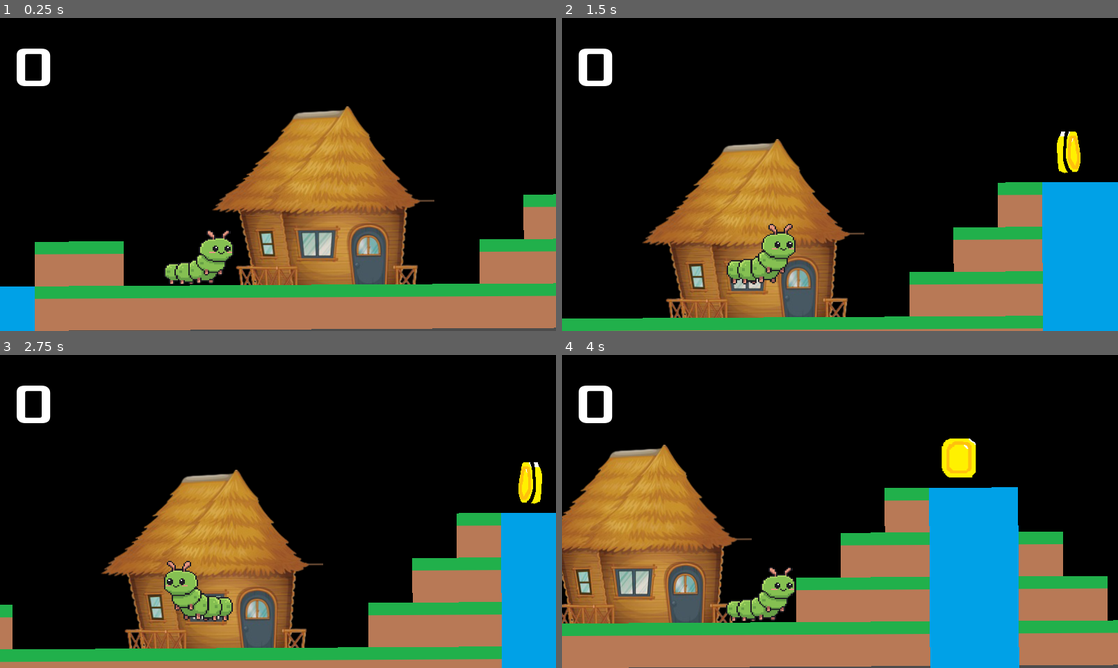
Above: before the commit, frames 1-4 (two rows, left to right).
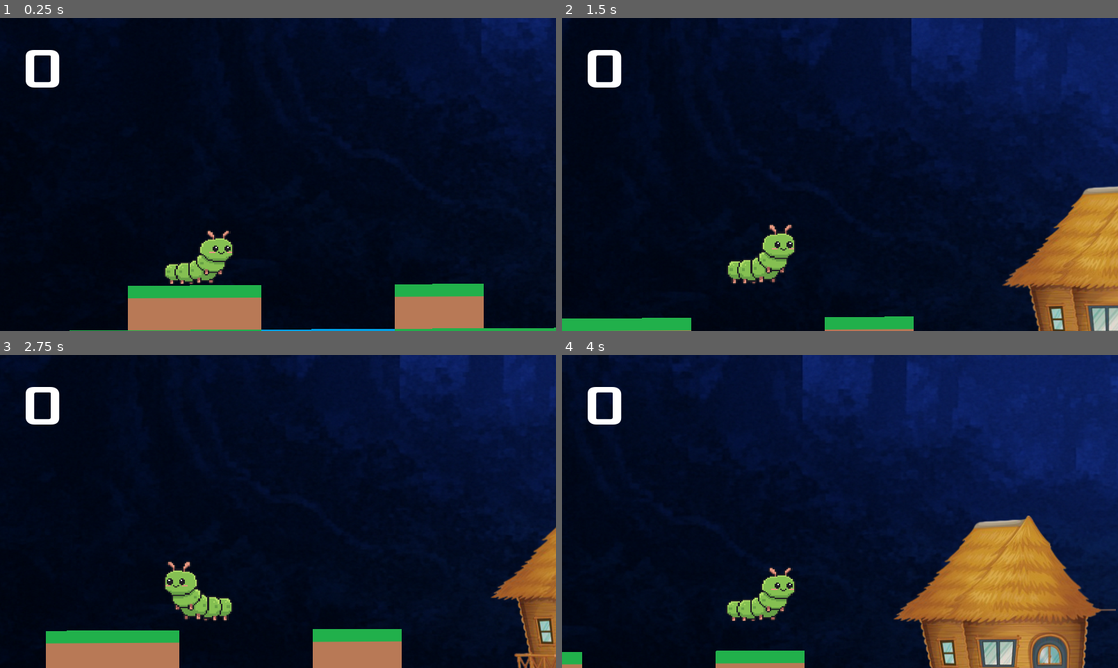
Above: after the commit, the same moments.

Repository: tatarskisamurai/mario_runner
Game: Godot game, scene res://Main.tscn
Two runs of this game, one before a commit and one after it. Both use one fixed random seed, a clock stepped at 60 frames per second and the inputs below. The engine's default icon, where the game draws it, is replaced by a stand-in: a white triangle on a blue panel in a dark square.
Inputs:
- Up to frame 1 (0.25 s): no input
- Up to frame 2 (1.5 s): hold Right (ui_right) from 0.53 s (still down); tap Up (ui_up) at 0.6, 0.77, 1.07, 1.35 s
- Up to frame 3 (2.75 s): tap Up (ui_up) at 1.52, 1.82, 2.1 s; release Right (ui_right) at 2.03 s; hold Left (ui_left) from 2.03 s (still down)
- Up to frame 4 (4 s): release Left (ui_left) at 2.78 s; hold Right (ui_right) from 2.78 s (still down); tap Up (ui_up) at 2.85, 3.02, 3.32, 3.6, 3.77 s

The runs differ from the first frame. In frame 1, 73% of the frame differs, in the area x 0-100%, y 0-100%; in frame 2, 87%; in frame 3, 84%; in frame 4, 98%.

Commit message:
add music

Diff:
--- /dev/null
+++ b/Camera2D.gd
@@ -0,0 +1,42 @@
+extends Camera2D
+
+# Настройки
+export var move_speed = 80  # Скорость движения камеры (не слишком быстро)
+export var right_limit = 2000  # Правая граница уровня (установи по размеру карты)
+
+var target_velocity = 0  # Целевая скорость движения камеры
+var current_speed = 0    # Текущая скорость (для плавного старта/остановки)
+var smooth_time = 0.1    # Время разгона/торможения
+
+# Флаг: разрешено ли камере двигаться?
+var can_move_right = false
+
+func _ready():
+	# Убедимся, что камера текущая
+	make_current()
+
+# Принимаем сигнал от игрока
+func _on_Player_startuem():
+	can_move_right = true
+	print("Камера: разрешено движение вправо")
+
+# В физическом процессе — плавно двигаем камеру
+func _physics_process(delta):
+	# Если разрешено двигаться — пытаемся ускориться вправо
+	var target_speed = 0
+	if can_move_right:
+		target_speed = move_speed
+
+	# Плавная интерполяция скорости (разгон и торможение)
+	current_speed = move_toward(current_speed, target_speed, move_speed * delta)
+
+	# Двигаем камеру
+	if current_speed > 0:
+		position.x += current_speed * delta
+
+	# Ограничиваем по правой границе
+	if right_limit > 0:
+		position.x = min(position.x, right_limit)
+
+	# ⚠️ Важно: мы не двигаем камеру назад!
+	# Она "догоняет" игрока только вперёд, но не возвращается
--- a/Main.tscn
+++ b/Main.tscn
@@ -17,12 +17,19 @@
 [ext_resource path="res://arts/money/pixil-frame-4.png" type="Texture" id=15]
 [ext_resource path="res://arts/money/pixil-frame-2.png" type="Texture" id=16]
 [ext_resource path="res://arts/money/pixil-frame-6.png" type="Texture" id=17]
+[ext_resource path="res://arts/ChatGPT Image 21 авг. 2025 г., 21_11_49.png" type="Texture" id=18]
+[ext_resource path="res://icon.png" type="Texture" id=19]
+[ext_resource path="res://ambient_song.wav" type="AudioStream" id=20]
+[ext_resource path="res://eee08d43452027c.mp3" type="AudioStream" id=21]
 
 [sub_resource type="ConvexPolygonShape2D" id=1]
 points = PoolVector2Array( 64, 64, 0, 64, 0, 0, 64, 0 )
 
-[sub_resource type="ConvexPolygonShape2D" id=2]
+[sub_resource type="ConvexPolygonShape2D" id=11]
 points = PoolVector2Array( 0, 0, 64, 0, 64, 64, 0, 64 )
+
+[sub_resource type="ConvexPolygonShape2D" id=12]
+points = PoolVector2Array( 64, 64, 0, 64, 0, 0, 64, 0 )
 
 [sub_resource type="TileSet" id=3]
 0/name = "earth.png 0"
@@ -81,6 +88,27 @@
 2/shape_one_way_margin = 0.0
 2/shapes = [  ]
 2/z_index = 0
+3/name = "icon.png 3"
+3/texture = ExtResource( 19 )
+3/tex_offset = Vector2( 0, 0 )
+3/modulate = Color( 1, 1, 1, 1 )
+3/region = Rect2( 0, 0, 64, 64 )
+3/tile_mode = 0
+3/occluder_offset = Vector2( 0, 0 )
+3/navigation_offset = Vector2( 0, 0 )
+3/shape_offset = Vector2( 0, 0 )
+3/shape_transform = Transform2D( 1, 0, 0, 1, 0, 0 )
+3/shape = SubResource( 12 )
+3/shape_one_way = false
+3/shape_one_way_margin = 1.0
+3/shapes = [ {
+"autotile_coord": Vector2( 0, 0 ),
+"one_way": false,
+"one_way_margin": 1.0,
+"shape": SubResource( 12 ),
+"shape_transform": Transform2D( 1, 0, 0, 1, 0, 0 )
+} ]
+3/z_index = 0
 
 [sub_resource type="CircleShape2D" id=8]
 radius = 33.2415
@@ -105,29 +133,72 @@
 radius = 43.8483
 height = 32.2624
 
+[sub_resource type="RectangleShape2D" id=13]
+extents = Vector2( 143, 667.5 )
+
 [sub_resource type="DynamicFont" id=10]
 size = 80
 font_data = ExtResource( 8 )
 
 [node name="Main" type="Node"]
 
-[node name="ColorRect" type="ColorRect" parent="."]
-margin_top = -25.0
-margin_right = 1773.0
-margin_bottom = 550.0
-color = Color( 0, 0, 0, 1 )
+[node name="TextureRect" type="TextureRect" parent="."]
+margin_left = 3.0
+margin_top = 6.0
+margin_right = 2551.0
+margin_bottom = 1309.0
+texture = ExtResource( 18 )
+expand = true
 
 [node name="TileMap" type="TileMap" parent="."]
-position = Vector2( -7, 1 )
+position = Vector2( -4, 735 )
 rotation = -0.00574027
 tile_set = SubResource( 3 )
 show_collision = true
+cell_clip_uv = true
 format = 1
-tile_data = PoolIntArray( 262157, 2, 0, 327701, 0, 0, 327702 …(599 unchanged characters)… 312, 0, 0, 524313, 0, 0, 524314, 0, 0, 589846, 1, 0, 589847, 1, 0 )
+tile_data = PoolIntArray( 262157, 2, 0, 327701, 0, 0, 327702 …(599 unchanged characters)… 312, 0, 0, 524313, 0, 0, 524314, 0, 0, 524315, 0, 0, 524317, 0, 0, 524318, 0, 0, 524320, 0, 0, 524321, 0, 0, 524324, 0, 0, 524325, 0, 0, 524326, 0, 0, 524327, 0, 0, 589846, 1, 0, 589847, 1, 0, 589851, 1, 0, 589852, 1, 0, 589853, 1, 0, 589854, 1, 0, 589855, 1, 0, 589856, 1, 0, 589857, 1, 0, 589858, 1, 0, 589859, 1, 0, 589860, 1, 0, 589861, 1, 0, 589862, 1, 0, 589863, 1, 0 )
+
+[node name="Coin2" type="Node2D" parent="."]
+position = Vector2( 3, 763 )
+script = ExtResource( 7 )
+__meta__ = {
+"_edit_group_": true
+}
+
+[node name="CoinArea" type="Area2D" parent="Coin2"]
+position = Vector2( 1443, 242 )
+
+[node name="CollisionShape2D" type="CollisionShape2D" parent="Coin2/CoinArea"]
+shape = SubResource( 8 )
+
+[node name="AnimatedSprite" type="AnimatedSprite" parent="Coin2/CoinArea"]
+frames = SubResource( 9 )
+playing = true
+
+[node name="Coin3" type="Node2D" parent="."]
+position = Vector2( 476, 951 )
+script = ExtResource( 7 )
+__meta__ = {
+"_edit_group_": true
+}
+
+[node name="CoinArea" type="Area2D" parent="Coin3"]
+position = Vector2( 1443, 242 )
+
+[node name="CollisionShape2D" type="CollisionShape2D" parent="Coin3/CoinArea"]
+shape = SubResource( 8 )
+
+[node name="AnimatedSprite" type="AnimatedSprite" parent="Coin3/CoinArea"]
+frames = SubResource( 9 )
+playing = true
 
 [node name="Coin" type="Node2D" parent="."]
-position = Vector2( 0, 28 )
+position = Vector2( -207, 883 )
 script = ExtResource( 7 )
+__meta__ = {
+"_edit_group_": true
+}
 
 [node name="CoinArea" type="Area2D" parent="Coin"]
 position = Vector2( 1443, 242 )
@@ -140,15 +211,11 @@
 playing = true
 
 [node name="Player" type="KinematicBody2D" parent="."]
-position = Vector2( 808, 423 )
+position = Vector2( 292, 1157 )
 script = ExtResource( 4 )
 __meta__ = {
 "_edit_group_": true
 }
-
-[node name="Camera2D" type="Camera2D" parent="Player"]
-position = Vector2( 114, -71 )
-current = true
 
 [node name="AnimatedSprite" type="AnimatedSprite" parent="Player"]
 position = Vector2( 0, 43.5 )
@@ -162,12 +229,46 @@
 rotation = 1.53065
 shape = SubResource( 7 )
 
-[node name="Label" type="Label" parent="Player"]
+[node name="Camera2D" type="Camera2D" parent="Player"]
+physics_interpolation_mode = 2
+position = Vector2( 114, -71 )
+current = true
+limit_left = 5
+limit_right = 2550
+limit_smoothed = true
+editor_draw_limits = true
+
+[node name="jump" type="AudioStreamPlayer" parent="Player"]
+stream = ExtResource( 21 )
+
+[node name="AudioStreamPlayer" type="AudioStreamPlayer" parent="."]
+stream = ExtResource( 20 )
+autoplay = true
+
+[node name="StaticBody2D" type="StaticBody2D" parent="."]
+
+[node name="CollisionShape2D" type="CollisionShape2D" parent="StaticBody2D"]
+position = Vector2( 2695, 683 )
+shape = SubResource( 13 )
+
+[node name="CollisionShape2D2" type="CollisionShape2D" parent="StaticBody2D"]
+position = Vector2( -142, 645 )
+shape = SubResource( 13 )
+
+[node name="CanvasLayer" type="CanvasLayer" parent="."]
+
+[node name="Control" type="Control" parent="CanvasLayer"]
+margin_left = 242.0
+margin_top = 2041.0
+margin_right = 917.0
+margin_bottom = 2437.0
+
+[node name="Label" type="Label" parent="CanvasLayer/Control"]
 anchor_right = 0.275
-margin_left = -267.0
-margin_top = -274.0
-margin_right = -41.0
-margin_bottom = -159.0
+margin_left = -210.0
+margin_top = -2017.0
+margin_right = 349.0
+margin_bottom = -1621.0
 custom_colors/font_color = Color( 1, 1, 1, 1 )
 custom_colors/font_outline_modulate = Color( 1, 1, 1, 1 )
 custom_colors/font_color_shadow = Color( 1, 1, 1, 1 )
@@ -176,8 +277,12 @@
 autowrap = true
 clip_text = true
 uppercase = true
-percent_visible = -1.0
 script = ExtResource( 9 )
 
-[connection signal="collected" from="Coin" to="Player/Label" method="_on_Coin_collected"]
+[connection signal="collected" from="Coin2" to="CanvasLayer/Control/Label" method="_on_Coin_collected"]
+[connection signal="body_entered" from="Coin2/CoinArea" to="Coin2" method="_on_CoinArea_body_entered"]
+[connection signal="collected" from="Coin3" to="CanvasLayer/Control/Label" method="_on_Coin_collected"]
+[connection signal="body_entered" from="Coin3/CoinArea" to="Coin3" method="_on_CoinArea_body_entered"]
+[connection signal="collected" from="Coin" to="CanvasLayer/Control/Label" method="_on_Coin_collected"]
 [connection signal="body_entered" from="Coin/CoinArea" to="Coin" method="_on_CoinArea_body_entered"]
+[connection signal="startuem" from="Player" to="Player/Camera2D" method="_on_Player_startuem"]
--- /dev/null
+++ b/Node.gd
@@ -0,0 +1,20 @@
+extends Node
+
+
+# Declare member variables here. Examples:
+# var a = 2
+# var b = "text"
+var c = 0
+var velocity = Vector2.ZERO
+
+
+
+# Called every frame. 'delta' is the elapsed time since the previous frame.
+#func _process(delta):
+#	pass
+func _physics_process(delta):
+	velocity.x = c
+
+func _on_Player_startuem():
+	print(1)
+	c += 1 # Replace with function body.
--- a/Player.gd
+++ b/Player.gd
@@ -1,4 +1,6 @@
 extends KinematicBody2D
+
+signal startuem
 
 # Настройки
 export var speed = 200
@@ -11,7 +13,8 @@
 # Ссылка на спрайт
 onready var sprite = $AnimatedSprite  # Убедись, что имя узла — "Sprite"
 
-
+func _process(delta):
+	$jump.stop()
 
 func _physics_process(delta):
 	# Применяем гравитацию
@@ -23,6 +26,7 @@
 	# Горизонтальное движение
 	if Input.is_action_pressed("ui_right"):
 		velocity.x = speed
+		emit_signal("startuem")
 	elif Input.is_action_pressed("ui_left"):
 		velocity.x = -speed
 	else:
@@ -31,6 +35,7 @@
 	# Прыжок
 	if Input.is_action_just_pressed("ui_up") and is_on_floor():
 		velocity.y = jump_force
+		$jump.play()
 
 	# 🔄 ПОВОРОТ СПРАЙТА
 	if velocity.x > 0:
--- a/project.godot
+++ b/project.godot
@@ -23,6 +23,11 @@
 window/size/width=800
 window/size/height=450
 
+[global]
+
+"пик"=false
+"пиксели"=false
+
 [gui]
 
 common/drop_mouse_on_gui_input_disabled=true
Not shown: 2 places in Main.tscn that only renumber resources
Not shown, added: ambient_song.wav.import
Not shown, added: arts/ChatGPT Image 21 авг. 2025 г., 21_07_20.png.import
Binary file added: arts/ChatGPT Image 21 авг. 2025 г., 21_11_49.png
Not shown, added: arts/ChatGPT Image 21 авг. 2025 г., 21_11_49.png.import
Not shown, added: eee08d43452027c.mp3.import
Not shown, added: ambient_song.wav
Not shown, added: eee08d43452027c.mp3
